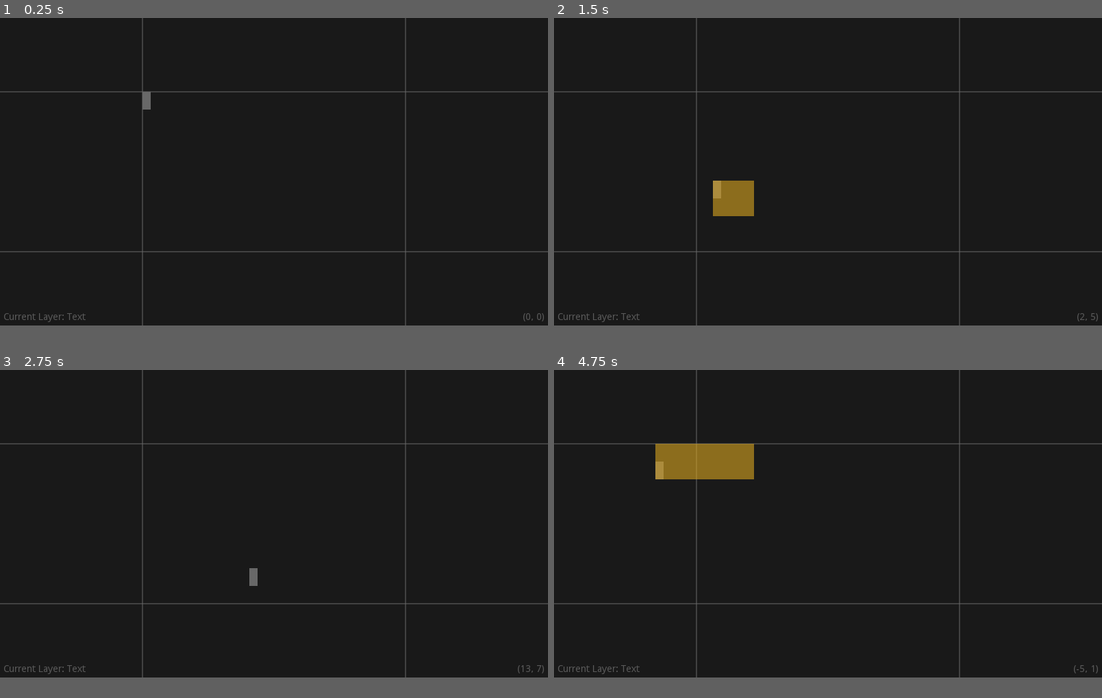
Above: before the commit, frames 1-4 (two rows, left to right).
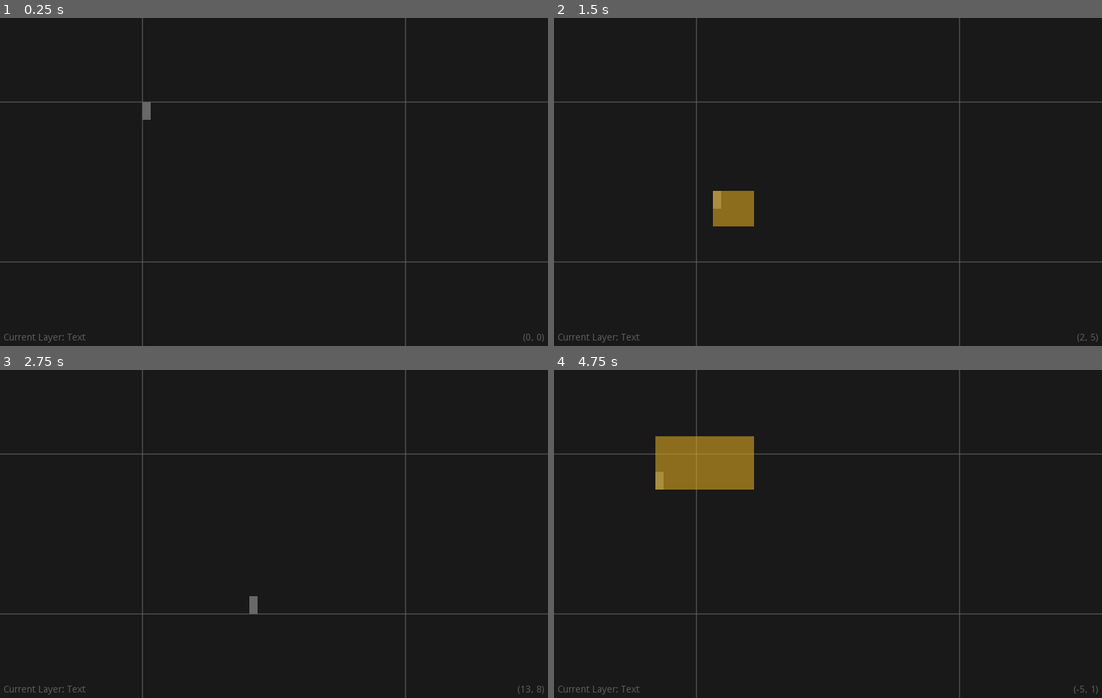
Above: after the commit, the same moments.

Repository: slapslash/TextMap
Game: Godot game, scene res://TextMap.tscn
Two runs of this game, one before a commit and one after it. Both use one fixed random seed, a clock stepped at 60 frames per second and the inputs below.
Inputs (mouse positions are in pixels of both pictures, inside the frame that each line leads up to):
- Up to frame 1 (0.25 s): no input
- Up to frame 2 (1.5 s): tap Enter at 0.5, 0.6 s; move the mouse to (948, 155) at 0.52 s; hold Right 0.53-1.25 s; click (948, 155) at 0.67 s; tap Space at 0.77, 1.25 s; drag from (718, 188) to (800, 234) at 1.27 s
- Up to frame 3 (2.75 s): move the mouse to (328, 455) at 2.02 s; hold Right from 2.03 s (still down); tap Delete at 2.1 s
- Up to frame 4 (4.75 s): release Right at 2.75 s; tap Enter at 2.75, 3.6 s; drag from (800, 586) to (663, 478) at 2.77 s; move the mouse to (992, 570) at 3.52 s; hold Left 3.53-4.25 s; tap Space at 3.77, 4.25 s; drag from (663, 478) to (745, 445) at 4.27 s
In our replay, the window is 800x450 before the commit and 800x480 after it. These sizes can differ from the game's own. Grey fills any space a smaller window leaves; there, only what the larger window draws over its background counts as a difference.

The runs differ from the first frame. In frame 1, 2.0% of the frame differs, in the area x 0-100%, y 22-100%; in frame 2, 2.4%; in frame 3, 2.1%; in frame 4, 2.8%, in the area x 0-100%, y 20-100%.

Commit message:
change resolution.

Diff:
--- a/project.godot
+++ b/project.godot
@@ -23,8 +23,7 @@
 [display]
 
 window/size/width=800
-window/size/height=450
-window/size/borderless=true
+window/size/height=480
 window/stretch/aspect="keep"
 
 [global]
